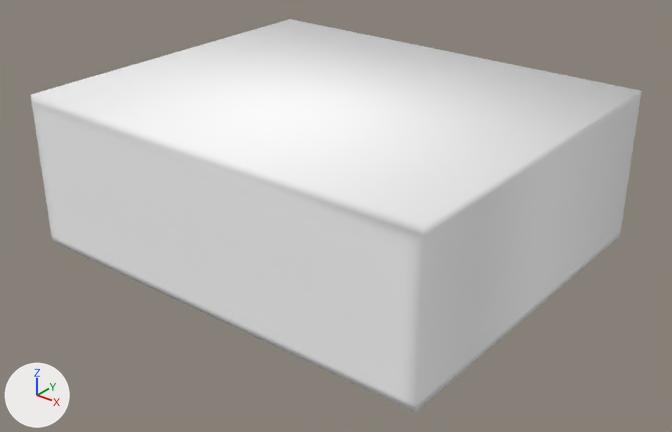
The FBX model bishrpg/Content/Objects/Building/building_base04.fbx as it was, and as the next commit left it.
One viewpoint serves both versions: a camera (50 mm lens) standing at (7.12, -8.43, 5.88) and looking at (0.15, 0.27, 0.48). Arrows for +X, +Y and +Z are at lower left; the lights stay in place. Where no turn or scale is listed for an object, it has been applied to the vertices.

Names of what the first picture shows: 'building_base04-3'.
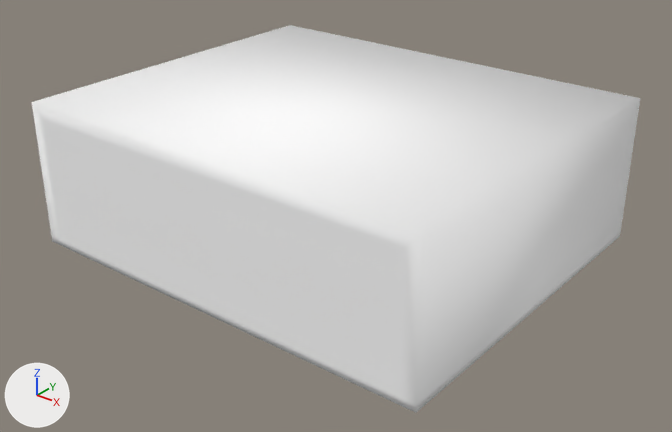
Where the change shows, as pixel boxes (x1, y1, x2, y2) in the pictures (672 x 432 px):
'building_base04-3', reshaped: before (31, 19, 641, 413); after (32, 25, 640, 413)
part 1 of me_building_base04_3, cut back: before (31, 19, 641, 236); after (32, 25, 640, 236)

What changed in the scene script:
```text
Change me_building_base04_3:
    used by ob_building_base04_3; location = (0.0, 0.0, 0.0)
    remove me_building_base04_3.from_pydata(...)  # 782 vertices, 1556 faces; spans x -3.0..3.0, y -2.0..3.0, z 0.0..2.1
    add me_building_base04_3.from_pydata(...)  # 778 vertices, 1548 faces; spans x -3.0..3.0, y -2.0..3.0, z 0.0..2.0
    me_building_base04_3 part 1
    4 vertices are removed from x -3.0..3.0, y -2.0..3.0, z 2.1
    10 faces are deleted
    2 new faces join them, mat_palette_003 (its picture is missing)
```
